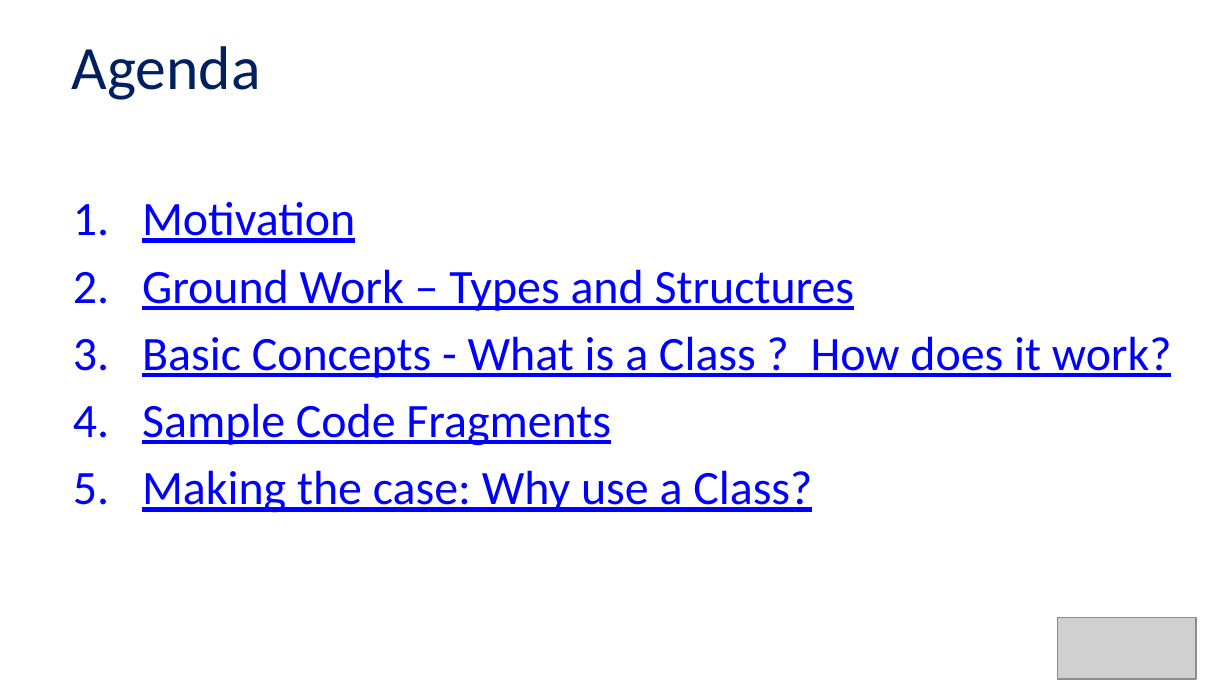
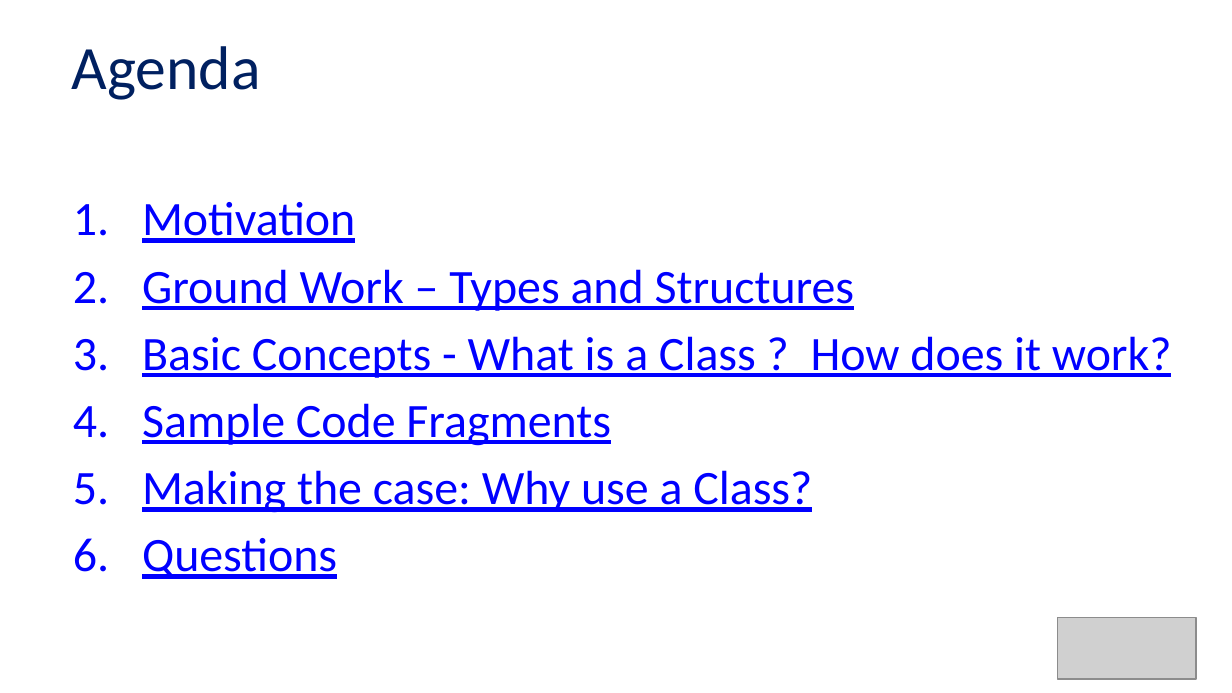
Before and after one commit to Alan-Lomax/MERG-SIG-Presentations, a slide deck: slide 4 of Introduction to Class Programming Part 1.pptx. Drawn at 1232x693 pixels with LibreOffice and Linux fonts; fonts in the diff are those of the drawing; grey boxes stand for pictures; background and template pictures are left out. Boxes give left, top, right and bottom in pixels: in the first picture for what was removed or moved away, otherwise in the second. Text is boxed around its words. In the diff, an @@ line names an element or a change of style, - is before the commit and + after.

```diff
--- a/Introduction to Class Programming Part 1.pptx
+++ b/Introduction to Class Programming Part 1.pptx
@@ text at <box>142,538,337,579</box>: paragraph added @@
+6. Questions
```
Also in this commit, not shown: 2 other slides changed.
